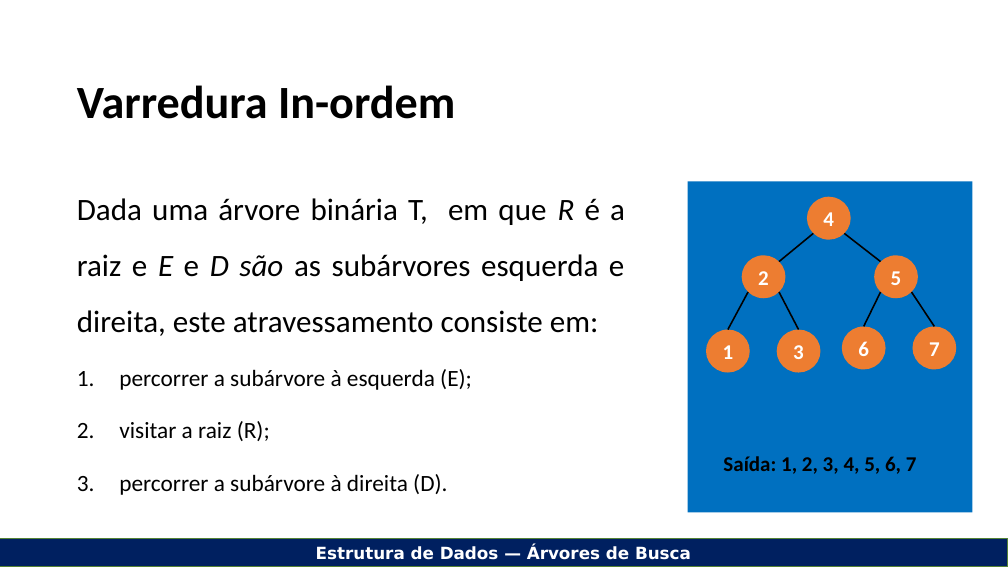
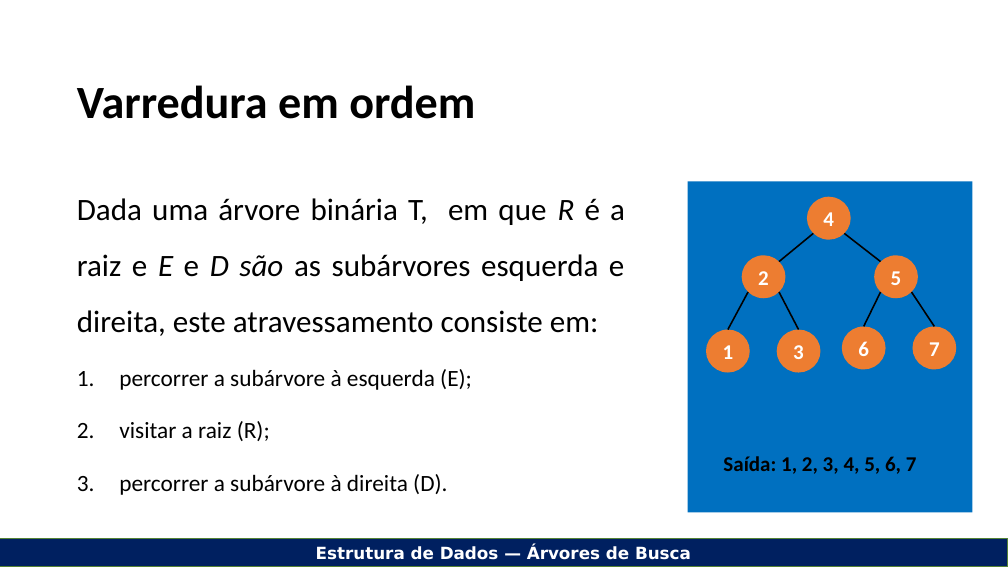
Before and after one commit to prof-jpontes/2026_2_estrutura_de_dados, a slide deck: slide 17 of unidade-06-arvores-de-busca/arvores.pptx. Drawn at 1008x567 pixels with LibreOffice and Linux fonts; fonts in the diff are those of the drawing; background and template pictures are left out. Boxes give left, top, right and bottom in pixels: in the first picture for what was removed or moved away, otherwise in the second. Text is boxed around its words. In the diff, an @@ line names an element or a change of style, - is before the commit and + after.

```diff
--- a/unidade-06-arvores-de-busca/arvores.pptx
+++ b/unidade-06-arvores-de-busca/arvores.pptx
@@ title at [77, 85, 475, 119]: text changed @@
-Varredura In-ordem
+Varredura em ordem
```
Also in this commit, not shown: 3 other slides changed, 3 other files.
